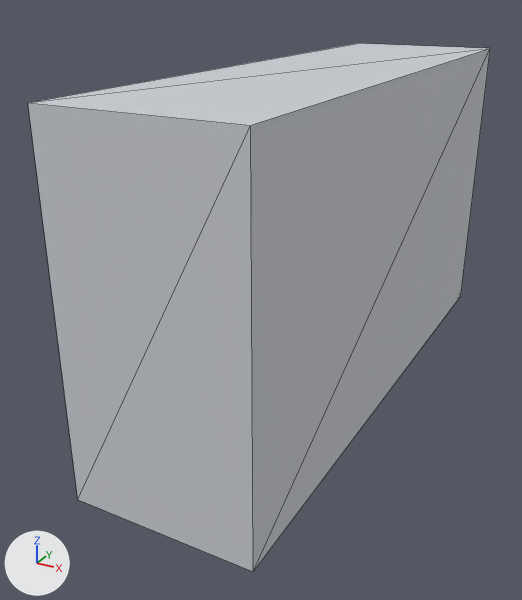
The glTF model public/buildings/lot_1x3.glb: old version first, new version second.
The view is the same before and after, from a 50 mm lens placed at (14.3, -13.7, 15.3), pointed at (1.9, 8.9, 4.0). Lighting does not change. The marker at lower left points along +X, +Y and +Z. The older version comes first. Mesh edges are drawn as thin lines. Vertices at exactly the same position are counted once.

In view in the first picture: 'lot_1x3'.
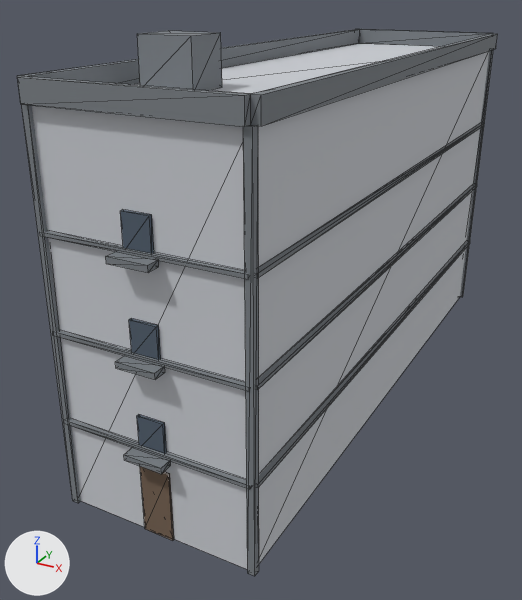
Where the change shows, as pixel boxes [x1, y1, x2, y2] in the pictures (522 x 600 px):
'lot_1x3', reshaped: before [28, 43, 490, 572]; after [17, 29, 498, 576]
part 1 of me_lot_1x3, added: after [137, 31, 222, 91]
part 2 of me_lot_1x3, added: after [124, 447, 171, 474]
part 3 of me_lot_1x3, added: after [115, 356, 165, 380]
part 4 of me_lot_1x3, added: after [106, 252, 159, 273]
part 5 of me_lot_1x3, added: after [64, 418, 251, 489]
part 6 of me_lot_1x3, added: after [257, 241, 470, 487]
part 7 of me_lot_1x3, added: after [53, 330, 250, 391]
part 8 of me_lot_1x3, added: after [256, 184, 477, 390]
part 9 of me_lot_1x3, added: after [40, 231, 249, 279]
part 10 of me_lot_1x3, added: after [256, 123, 485, 278]
part 11 of me_lot_1x3, added: after [21, 104, 81, 503]
part 12 of me_lot_1x3, added: after [243, 125, 259, 576]
part 13 of me_lot_1x3, added: after [460, 50, 493, 297]
part 14 of me_lot_1x3, added (brown): after [140, 466, 174, 540]
part 15 of me_lot_1x3, added: after [137, 414, 167, 454]
part 16 of me_lot_1x3, added: after [129, 318, 161, 360]
part 17 of me_lot_1x3, added: after [120, 210, 154, 254]
part 18 of me_lot_1x3, added: after [17, 29, 498, 127]

Patch to the scene script:
```diff
--- a/public/buildings/lot_1x3.glb.py
+++ b/public/buildings/lot_1x3.glb.py
@@ mat_lot_1x3_door @@
+mat_lot_1x3_door = principled_material('lot_1x3_door')
+mat_lot_1x3_door.base_color = (0.18, 0.12, 0.08)  # brown #766150
+mat_lot_1x3_door.roughness = 0.85
@@ mat_lot_1x3_glass @@
+mat_lot_1x3_glass = principled_material('lot_1x3_glass')
+mat_lot_1x3_glass.base_color = (0.08, 0.11, 0.15)  # greyish blue #505d6c
+mat_lot_1x3_glass.roughness = 0.85
@@ mat_lot_1x3_trim @@
+mat_lot_1x3_trim = principled_material('lot_1x3_trim')
+mat_lot_1x3_trim.base_color = (0.2, 0.22, 0.24)  # grey #7c8186
+mat_lot_1x3_trim.roughness = 0.85
@@ me_lot_1x3 @@
 # used by ob_lot_1x3; location = (0.0, 0.0, 0.0)
-me_lot_1x3.from_pydata(...)  # 8 vertices, 12 faces; spans x 0.0..6.5, y 0.0..22.5, z 0.0..12.5
+me_lot_1x3.from_pydata(...)  # 220 vertices, 348 faces; spans x -0.2..6.8, y -0.6..22.8, z 0.0..14.0
+# me_lot_1x3 part 1: a new loose piece, a box spanning x 1.0..2.8, y 3.4..4.9, z 12.5..14.0, in mat_lot_1x3_trim (grey #7c8186)
+# me_lot_1x3 part 2: a new loose piece, a box spanning x 2.6..3.9, y -0.55..-0.1, z 2.8..3.0, in mat_lot_1x3_trim (grey #7c8186)
+# me_lot_1x3 part 3: a new loose piece, a box spanning x 2.6..3.9, y -0.55..-0.1, z 5.8..6.0, in mat_lot_1x3_trim (grey #7c8186)
+# me_lot_1x3 part 4: a new loose piece, a box spanning x 2.6..3.9, y -0.55..-0.1, z 8.8..9.0, in mat_lot_1x3_trim (grey #7c8186)
+# me_lot_1x3 part 5: a new loose piece, a box spanning x 0.0..6.5, y -0.16..0.02, z 3.0..3.12, in mat_lot_1x3_trim (grey #7c8186)
+# me_lot_1x3 part 6: a new loose piece, a box spanning x 6.48..6.66, y 0.0..22.5, z 3.0..3.12, in mat_lot_1x3_trim (grey #7c8186)
+# me_lot_1x3 part 7: a new loose piece, a box spanning x 0.0..6.5, y -0.16..0.02, z 6.0..6.12, in mat_lot_1x3_trim (grey #7c8186)
+# me_lot_1x3 part 8: a new loose piece, a box spanning x 6.48..6.66, y 0.0..22.5, z 6.0..6.12, in mat_lot_1x3_trim (grey #7c8186)
+# me_lot_1x3 part 9: a new loose piece, a box spanning x 0.0..6.5, y -0.16..0.02, z 9.0..9.12, in mat_lot_1x3_trim (grey #7c8186)
+# me_lot_1x3 part 10: a new loose piece, a box spanning x 6.48..6.66, y 0.0..22.5, z 9.0..9.12, in mat_lot_1x3_trim (grey #7c8186)
+# me_lot_1x3 part 11: a new loose piece, a box spanning x -0.12..0.12, y -0.12..0.12, z 0.0..12.5, in mat_lot_1x3_trim (grey #7c8186)
+# me_lot_1x3 part 12: a new loose piece, a box spanning x 6.38..6.62, y -0.12..0.12, z 0.0..12.5, in mat_lot_1x3_trim (grey #7c8186)
+# me_lot_1x3 part 13: a new loose piece, a box spanning x 6.38..6.62, y 22.38..22.62, z 0.0..12.5, in mat_lot_1x3_trim (grey #7c8186)
+# me_lot_1x3 part 14: a new loose piece, a box spanning x 2.73..3.77, y -0.06..0.0, z 0.0..2.4, in mat_lot_1x3_door (brown #766150)
+# me_lot_1x3 part 15: a new loose piece, a box spanning x 2.8..3.7, y -0.1..0.0, z 3.0..4.1, in mat_lot_1x3_glass (greyish blue #505d6c)
+# me_lot_1x3 part 16: a new loose piece, a box spanning x 2.8..3.7, y -0.1..0.0, z 6.0..7.1, in mat_lot_1x3_glass (greyish blue #505d6c)
+# me_lot_1x3 part 17: a new loose piece, a box spanning x 2.8..3.7, y -0.1..0.0, z 9.0..10.1, in mat_lot_1x3_glass (greyish blue #505d6c)
+# me_lot_1x3 part 18: 20 vertices added at x -0.2..6.8, y -0.2..22.8, z 12.5..13.1
+# other edits to the shape of me_lot_1x3 do not show in these pictures
 me_lot_1x3.materials.append(mat_lot_1x3)
+me_lot_1x3.materials.append(mat_lot_1x3_trim)  # grey #7c8186
+me_lot_1x3.materials.append(mat_lot_1x3_door)  # brown #766150
+me_lot_1x3.materials.append(mat_lot_1x3_glass)  # greyish blue #505d6c
```
